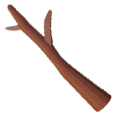
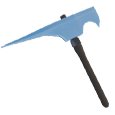
Two versions of the same layered image (115x115). Layer-by-layer changes:
added layer "레이어 9" above "레이어 5" over [0, 6, 110, 109]
hid "레이어 4" over [4, 4, 112, 113]
